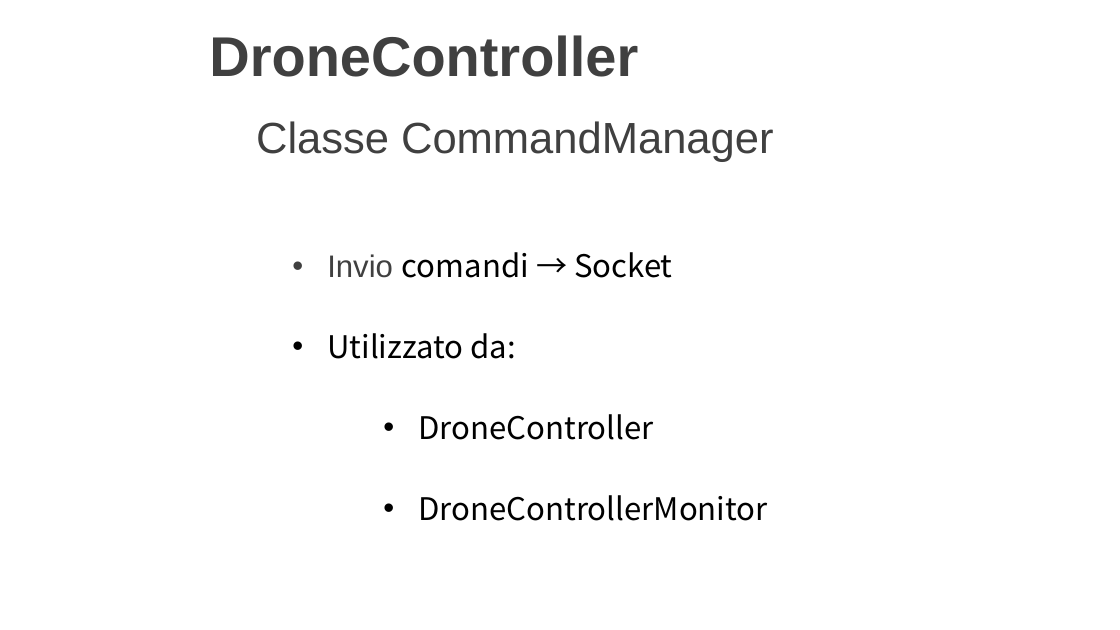
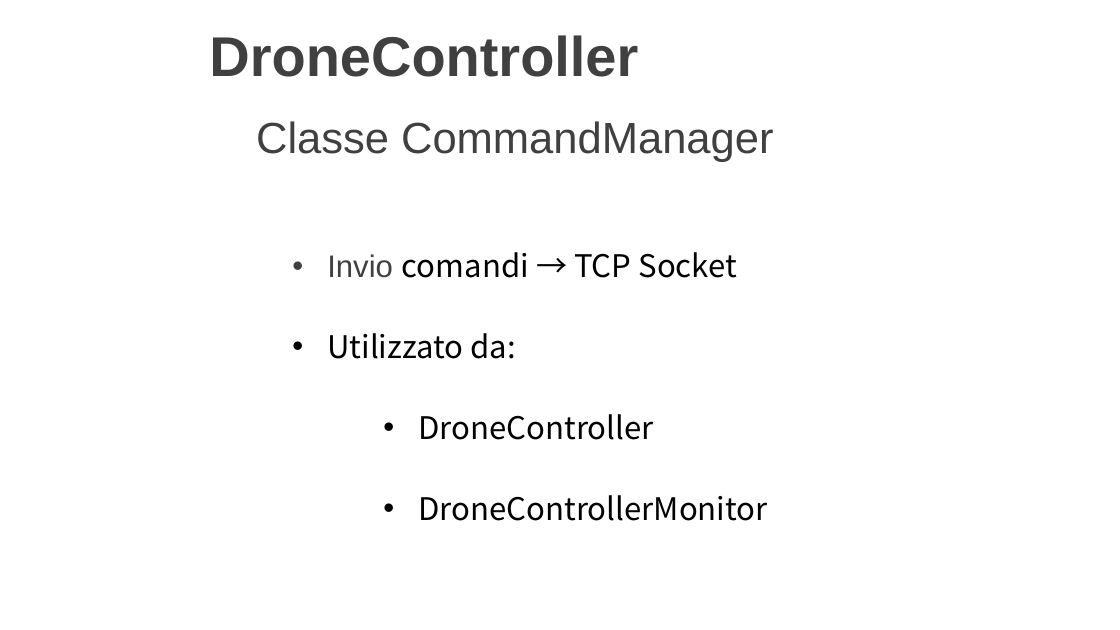
Before and after one commit to LuMug/DroneControlSystem, a slide deck: slide 27 of docs/Presentazione.pptx (slide 22 before the commit). Drawn at 1120x630 pixels with LibreOffice and Linux fonts; fonts in the diff are those of the drawing; background and template pictures are left out. Boxes give left, top, right and bottom in pixels: in the first picture for what was removed or moved away, otherwise in the second. Text is boxed around its words. In the diff, an @@ line names an element or a change of style, - is before the commit and + after.

```diff
--- a/docs/Presentazione.pptx
+++ b/docs/Presentazione.pptx
@@ text at bbox=[327, 252, 738, 278]: text changed @@
-• Invio comandi → Socket
+• Invio comandi → TCP Socket
```
Also in this commit, not shown: 4 other slides changed, 6 slides added.
